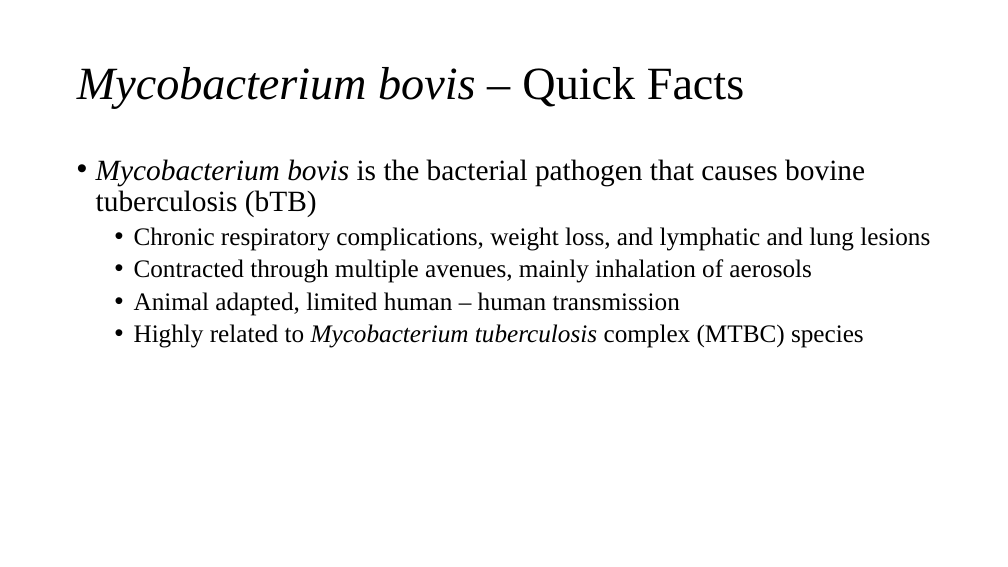
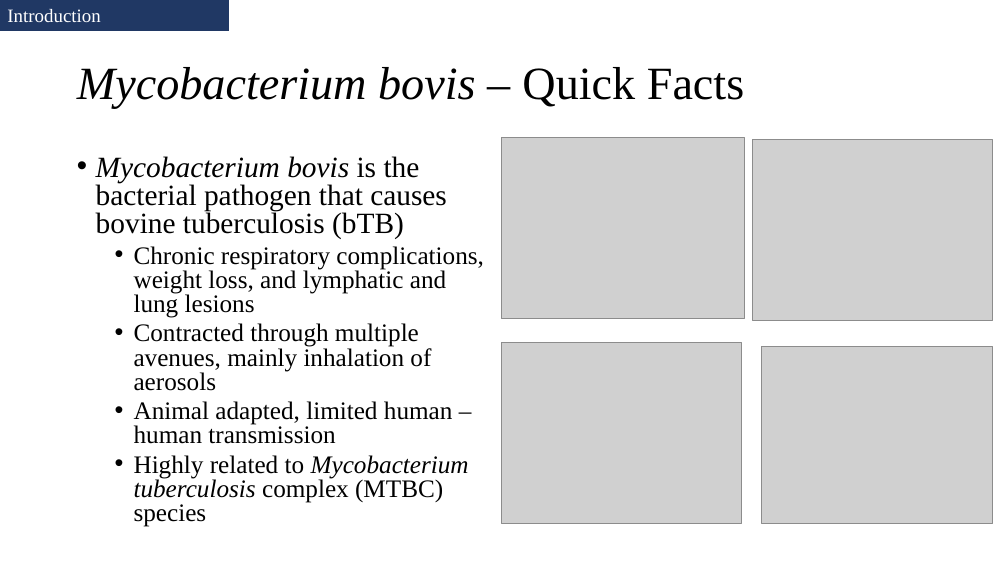
Before and after one commit to salvadorlab/Bovis-PangenomeOfReservoirs, a slide deck: slide 3 of Resources/2021_committeemeeting.pptx. Drawn at 1008x567 pixels with LibreOffice and Linux fonts; fonts in the diff are those of the drawing; grey boxes stand for pictures. Boxes give left, top, right and bottom in pixels: in the first picture for what was removed or moved away, otherwise in the second. Text is boxed around its words. In the diff, an @@ line names an element or a change of style, - is before the commit and + after.

```diff
--- a/Resources/2021_committeemeeting.pptx
+++ b/Resources/2021_committeemeeting.pptx
@@ rectangle added at (0,0,229,30), fill #203864, outline #203864 1 pt, 18 pt, text #FFFFFF @@
+Introduction
@@ picture added at (501,138,744,319) @@
@@ picture added at (753,140,993,321) @@
@@ text "Mycobacterium bovis is the bacterial ..." at (96,156,484,527): line spacing 0.9 to 0.8 @@
@@ picture added at (501,343,742,524) @@
@@ picture added at (762,346,993,524) @@
```
Also in this commit, not shown: 12 other slides changed, 8 slides added, 5 slides removed, 2 other files.
